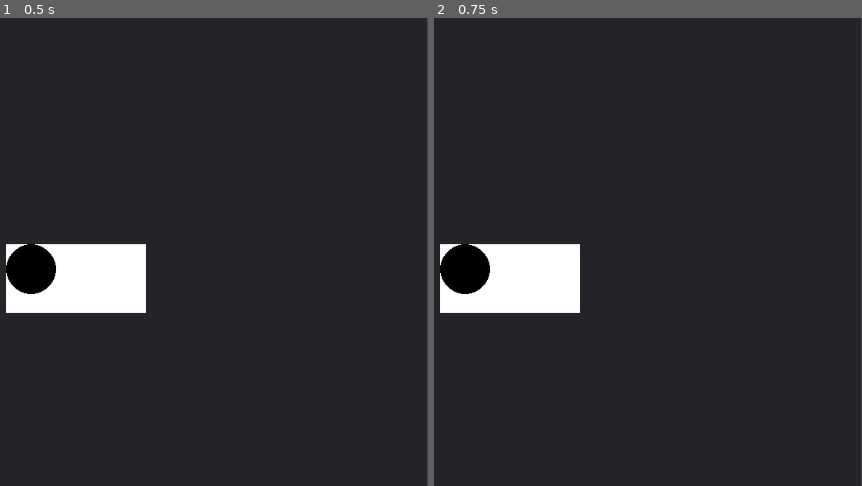
Above: before the commit, frames 1-2 (left to right).
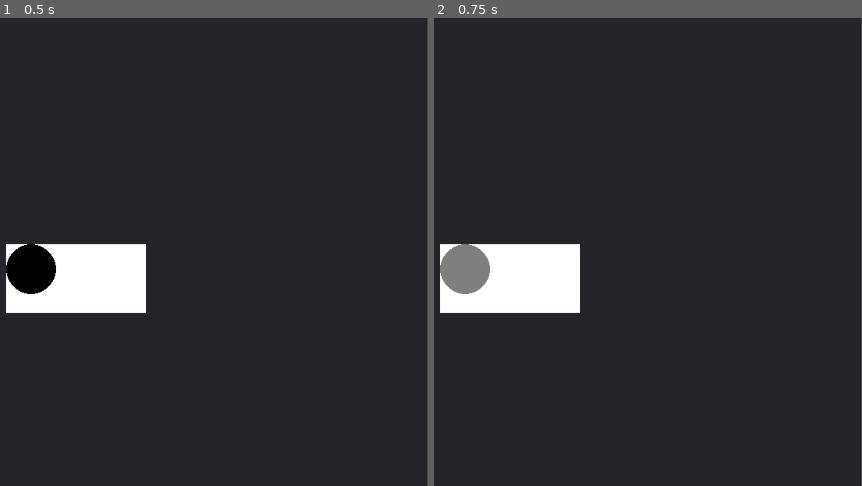
Above: after the commit, the same moments.

Repository: Boyquotes/GodotOverlappingControls
Game: Godot game, scene res://Main.tscn
Two runs of this game, one before a commit and one after it. Both use one fixed random seed, a clock stepped at 60 frames per second and the inputs below.
Inputs (mouse positions are in pixels of both pictures, inside the frame that each line leads up to):
- Up to frame 1 (0.5 s): no input
- Up to frame 2 (0.75 s): click (463, 270) at 0.5 s

Frame 1 is identical in both runs. In frame 2, 1.0% of the frame differs, in the area x 1-14%, y 48-59%.

Commit message:
Added button hover texture

Diff:
--- a/Main.tscn
+++ b/Main.tscn
@@ -1,9 +1,10 @@
-[gd_scene load_steps=5 format=2]
+[gd_scene load_steps=6 format=2]
 
 [ext_resource path="res://Button.gd" type="Script" id=1]
 [ext_resource path="res://Control.gd" type="Script" id=2]
 [ext_resource path="res://Button.png" type="Texture" id=3]
 [ext_resource path="res://Button.bmp" type="BitMap" id=4]
+[ext_resource path="res://ButtonHover.png" type="Texture" id=5]
 
 [node name="Node2D" type="Node2D"]
 
@@ -30,6 +31,9 @@
 mouse_filter = 1
 mouse_default_cursor_shape = 16
 script = ExtResource( 2 )
+__meta__ = {
+"_edit_use_anchors_": false
+}
 
 [node name="TextureButton" type="TextureButton" parent="CanvasLayer/Panel/TooltipArea"]
 anchor_left = 0.5
@@ -42,6 +46,7 @@
 margin_bottom = 20.0
 mouse_filter = 1
 texture_normal = ExtResource( 3 )
+texture_hover = ExtResource( 5 )
 texture_click_mask = ExtResource( 4 )
 script = ExtResource( 1 )
 __meta__ = {
Binary file added: ButtonHover.png
Not shown, added: ButtonHover.png.import
